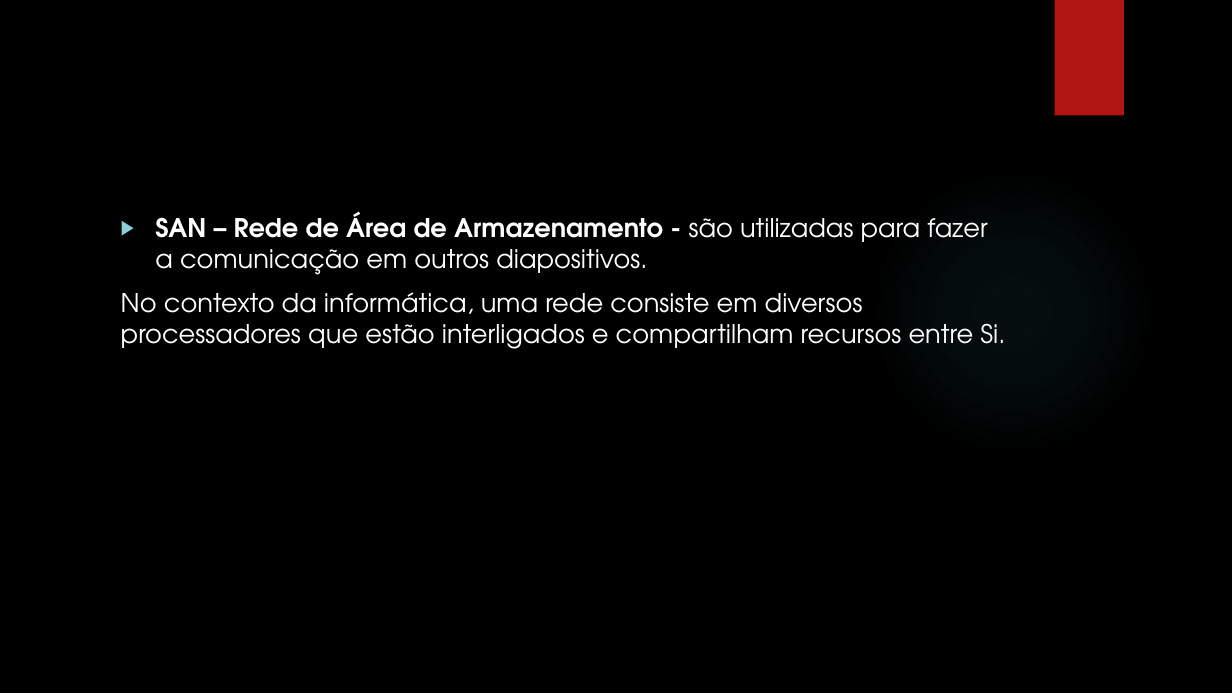
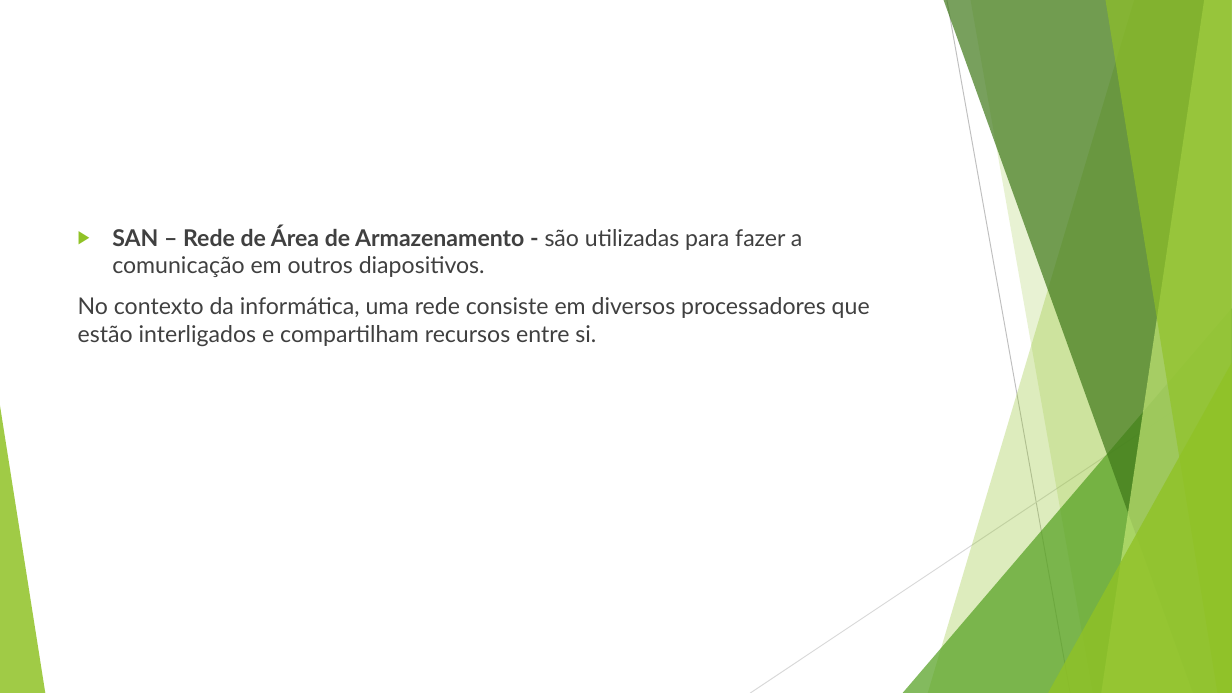
Before and after one commit to HelenaBoavista/samurai, a slide deck: slide 6 of trabaho de conexoes de rede- Andre Madeira.pptx. Drawn at 1232x693 pixels with LibreOffice and Linux fonts; fonts in the diff are those of the drawing; background and template pictures are left out. Boxes give left, top, right and bottom in pixels: in the first picture for what was removed or moved away, otherwise in the second. Text is boxed around its words. In the diff, an @@ line names an element or a change of style, - is before the commit and + after.

```diff
--- a/trabaho de conexoes de rede- Andre Madeira.pptx
+++ b/trabaho de conexoes de rede- Andre Madeira.pptx
@@ background picture (left out) to #FFFFFF @@
@@ rectangle removed at (1055, 0, 1124, 116) @@
@@ ellipse removed at (870, 169, 1154, 454) @@
@@ text "SAN – Rede de Área ...": place and size @@
-text "SAN – Rede de Área ..." at (121, 211, 1005, 349)
+text "SAN – Rede de Área ..." at (78, 225, 870, 346)
@@ text at (112, 225, 802, 277): size 20 to 18 pt, font TeX Gyre Adventor to Lato, text colour #FFFFFF to #404040 in "SAN – Rede de Área de Armazenamento ..."; bullet colour #8AD0D6 to #90C226 @@
@@ text at (78, 297, 870, 346): text changed; size 20 to 18 pt; font TeX Gyre Adventor to Lato; text colour #FFFFFF to #404040 @@
-No contexto da informática, uma rede consiste em diversos processadores que estão interligados e compartilham recursos entre Si.
+No contexto da informática, uma rede consiste em diversos processadores que estão interligados e compartilham recursos entre si.
@@ group added at (0, 0, 1232, 693): 5 freeform shapes, 3 triangles, 2 lines @@
```
Also in this commit, not shown: 5 other slides changed.
